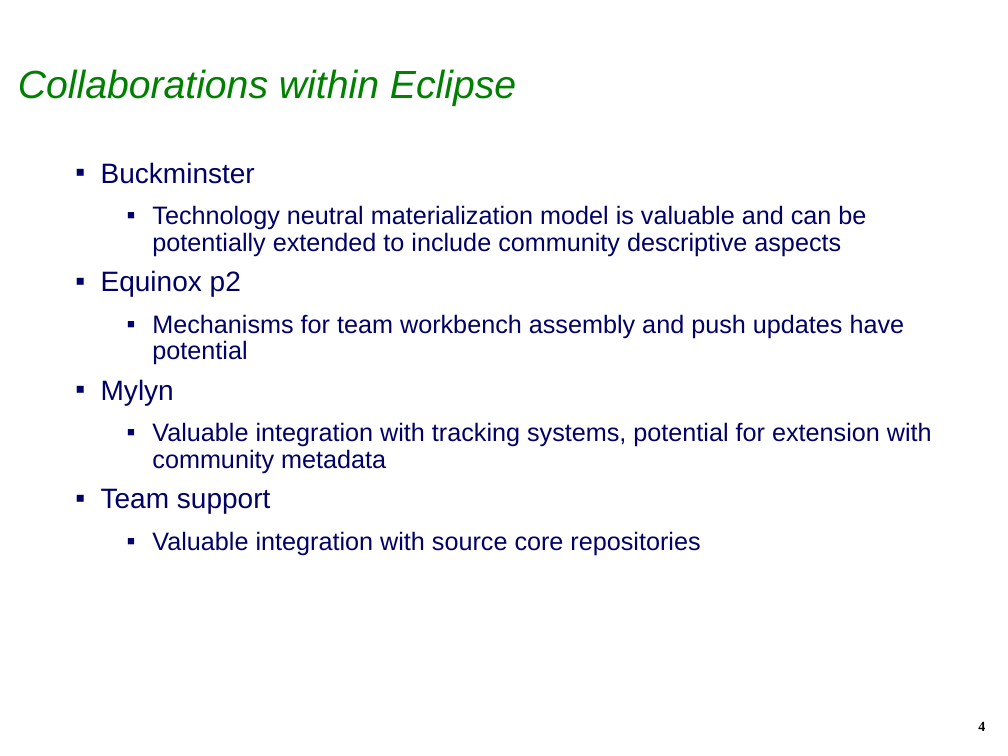
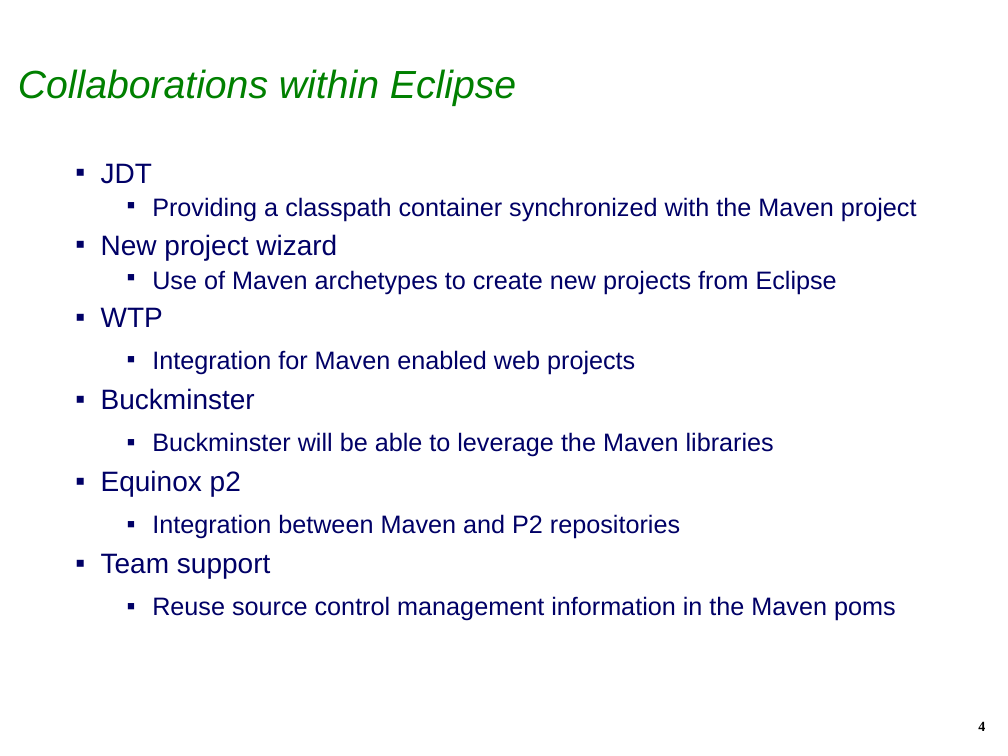
Before and after one commit to isabella232/q4e, a slide deck: slide 4 of docs/EclipseIAMCreationReview.ppt. Drawn at 1008x756 pixels with LibreOffice and Linux fonts; fonts in the diff are those of the drawing; background and template pictures are left out. Boxes give left, top, right and bottom in pixels: in the first picture for what was removed or moved away, otherwise in the second. Text is boxed around its words. In the diff, an @@ line names an element or a change of style, - is before the commit and + after.

```diff
--- a/docs/EclipseIAMCreationReview.ppt
+++ b/docs/EclipseIAMCreationReview.ppt
@@ text at box(101, 163, 917, 374): paragraphs added @@
+▪ JDT
+  ▪ Providing a classpath container synchronized with the Maven project
+▪ New project wizard
+  ▪ Use of Maven archetypes to create new projects from Eclipse
+▪ WTP
+  ▪ Integration for Maven enabled web projects
@@ text at box(152, 432, 774, 456): text changed @@
-  ▪ Technology neutral materialization model is valuable and can be potentially extended to include community descriptive aspects
+  ▪ Buckminster will be able to leverage the Maven libraries
@@ text at box(152, 514, 680, 539): text changed @@
-  ▪ Mechanisms for team workbench assembly and push updates have potential
-▪ Mylyn
-  ▪ Valuable integration with tracking systems, potential for extension with community metadata
+  ▪ Integration between Maven and P2 repositories
@@ text at box(152, 596, 896, 621): text changed @@
-  ▪ Valuable integration with source core repositories
+  ▪ Reuse source control management information in the Maven poms
```
Also in this commit, not shown: 8 other slides changed.
